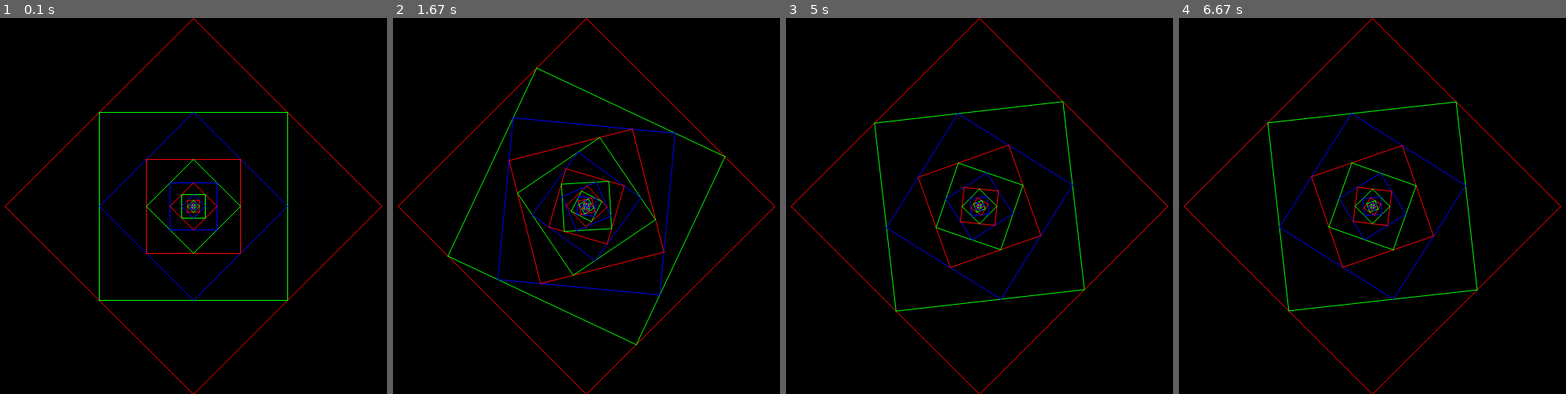
Above: before the commit, frames 1-4 (left to right).
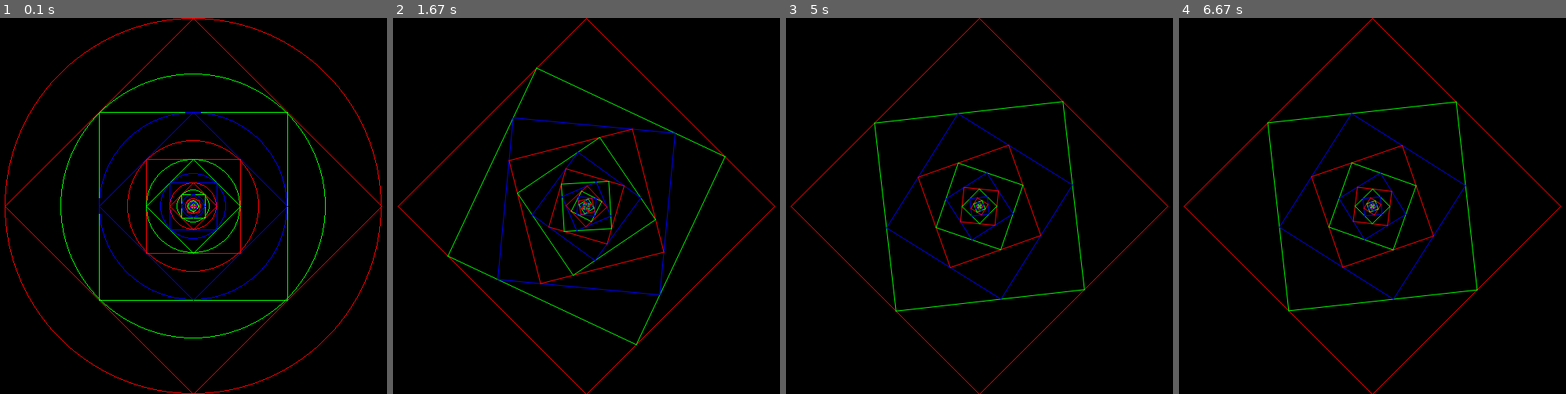
Above: after the commit, the same moments.

Repository: mamoit/pygame-inception
Game: pygame game, started from main.py
The game is run twice, just before and just after one commit, with the same random seed, the same clock (stepped at 60 frames per second) and the same inputs. The source is Python 2; it was converted automatically to run under Python 3.
Inputs (mouse positions are in pixels of both pictures, inside the frame that each line leads up to):
- Up to frame 1 (0.1 s): no input
- Up to frame 2 (1.67 s): tap C at 0.33 s; click (636, 288) at 0.72 s; click (768, 337) at 1.05 s; click (466, 130) at 1.38 s
- Up to frame 3 (5 s): click (979, 251) at 1.72 s; click (909, 127) at 2.05 s; click (1153, 303) at 2.38 s; click (816, 243) at 2.72 s; click (832, 134) at 3.05 s; click (859, 273) at 3.38 s; click (1157, 292) at 3.72 s; click (824, 345) at 4.05 s; click (820, 228) at 4.38 s; click (1006, 311) at 4.72 s
- Up to frame 4 (6.67 s): click (1461, 330) at 5.05 s; click (1194, 337) at 5.38 s; click (1248, 269) at 5.72 s; click (1531, 123) at 6.05 s; click (1399, 100) at 6.38 s

The runs differ from the first frame. In frame 1, 1.9% of the frame differs, in the area x 1-99%, y 0-100%; in frame 2, nothing differs; in frame 3, less than 0.1%; in frame 4, less than 0.1%.

Commit message:
Add some circles just for fun.

Diff:
--- a/game.py
+++ b/game.py
@@ -1,6 +1,6 @@
 import pygame, sys
 from pygame.locals import *
-from math import pi,cos,sin
+from math import pi,cos,sin,sqrt
 
 class Game:
 	# Init game
@@ -36,6 +36,8 @@
 
 		self.ratio = 1.0/2
 
+		self.circleStatus = True
+
 		# square calculation
 		self.minSide = min(self.res)
 
@@ -56,6 +58,8 @@
 		while True:
 			self.windowSurfaceObj.fill(self.black)
 			lastPoints = self.squarePoints
+			if self.circleStatus:
+				pygame.draw.circle(self.windowSurfaceObj,self.r,self.center,self.radius,1)
 			pygame.draw.aalines(self.windowSurfaceObj,self.r,True,self.squarePoints)
 			for ind in xrange(self.depth):
 				points = []
@@ -63,6 +67,13 @@
 					j = i+1 if i<self.vertexes-1 else 0
 					points.append((lastPoints[i][0]+self.ratio*(lastPoints[j][0] - lastPoints[i][0]), lastPoints[i][1]+self.ratio*(lastPoints[j][1] - lastPoints[i][1])))
 
+				dx = self.center[0] - points[0][0]
+				dy = self.center[1] - points[0][1]
+				dr = int(sqrt(dx**2+dy**2))
+				if (dr <= 0):
+					break
+				if self.circleStatus:
+					pygame.draw.circle(self.windowSurfaceObj,self.colors[(ind+1)%self.ncolors],self.center,dr,1)
 				pygame.draw.aalines(self.windowSurfaceObj,self.colors[(ind+1)%self.ncolors],True,points)
 				lastPoints = points
 
@@ -119,3 +130,5 @@
 					# Key pressed with intention to quit
 					if (event.key == K_ESCAPE or event.key == K_q):
 						pygame.event.post(pygame.event.Event(QUIT))
+					elif (event.key == K_c):
+						self.circleStatus = not self.circleStatus
